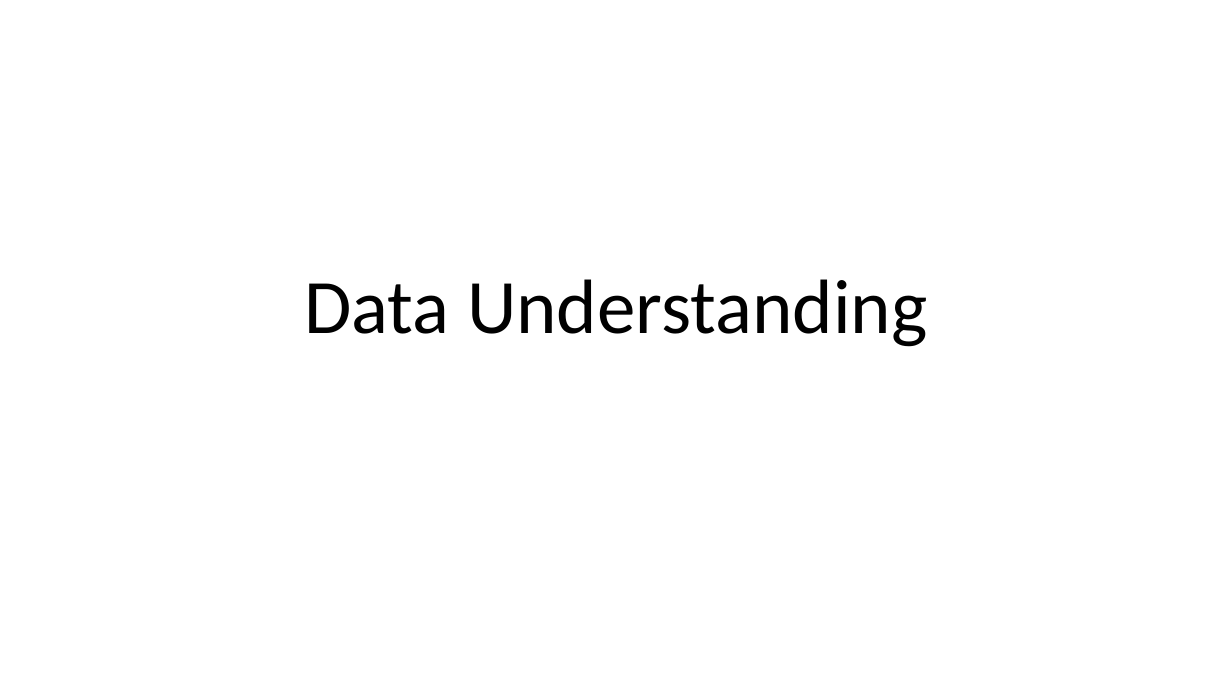
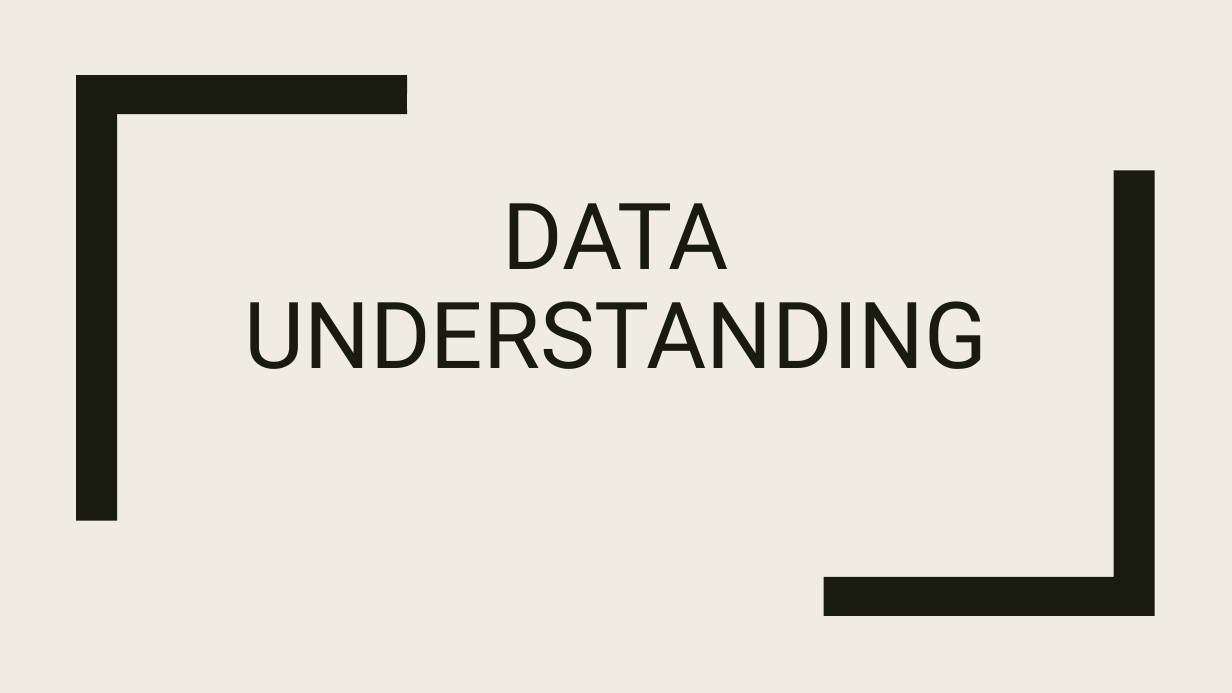
Before and after one commit to krisgop2010/Analytics, a slide deck: slide 4 of HomeLoanAnalytics/HomeLoanAnalytics.pptx. Drawn at 1232x693 pixels with LibreOffice and Linux fonts; fonts in the diff are those of the drawing. Boxes give left, top, right and bottom in pixels: in the first picture for what was removed or moved away, otherwise in the second. Text is boxed around its words. In the diff, an @@ line names an element or a change of style, - is before the commit and + after.

```diff
--- a/HomeLoanAnalytics/HomeLoanAnalytics.pptx
+++ b/HomeLoanAnalytics/HomeLoanAnalytics.pptx
@@ background #FFFFFF to #EFEDE3 @@
@@ freeform shape added at (76,75,407,520), fill #191B0E @@
@@ freeform shape added at (824,170,1155,616), fill #191B0E @@
@@ title at (244,203,987,369): text changed; size 60 to 72 pt; font Calibri to Roboto; text colour #000000 to #191B0E @@
-Data Understanding
+DATA UNDERSTANDING
```
Also in this commit, not shown: 20 other slides changed, 2 slides added, 1 slide removed, 2 other files.
